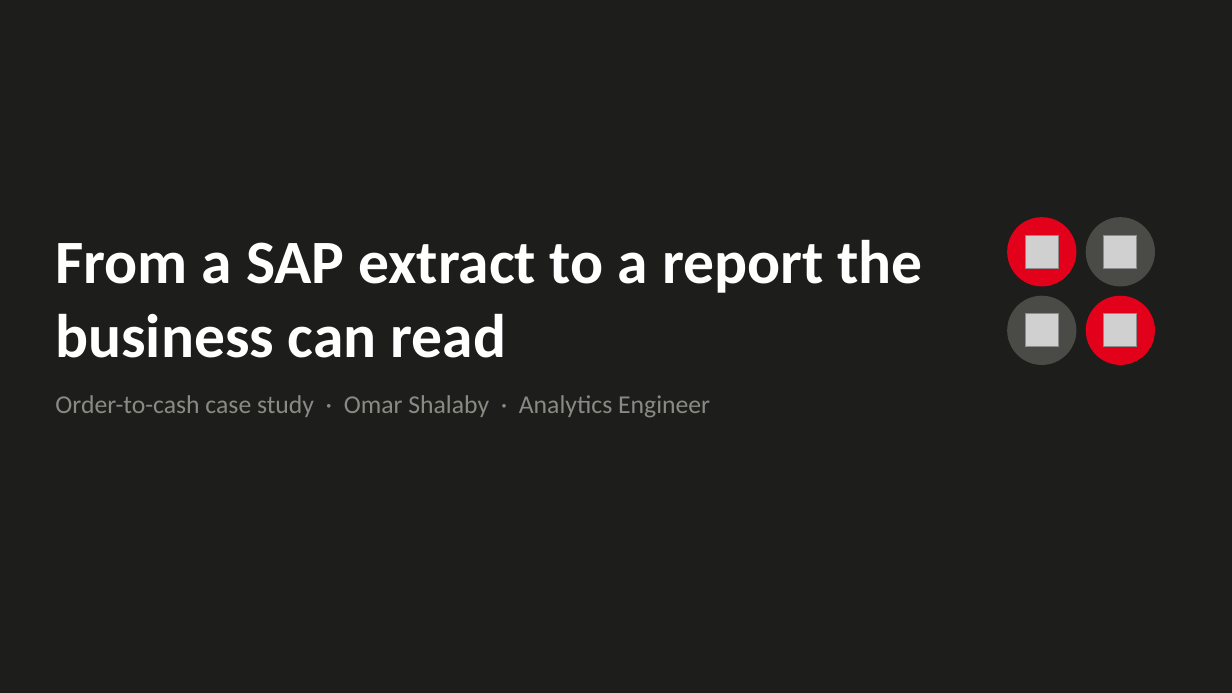
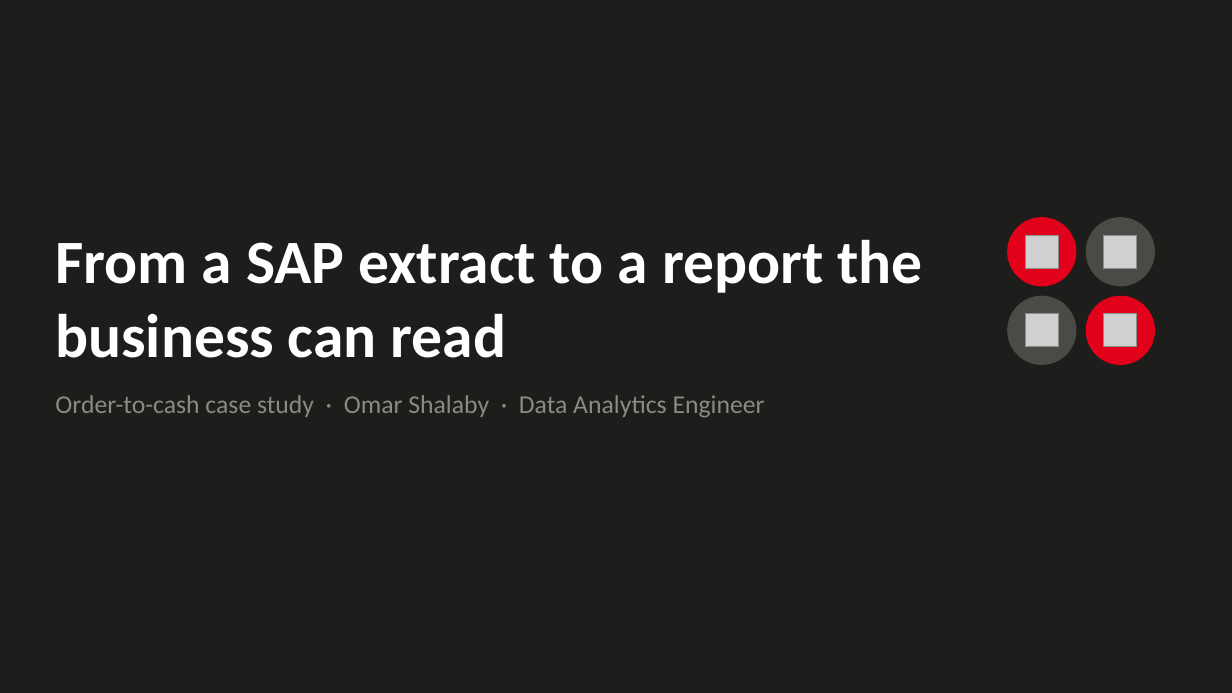
Before and after one commit to omarshalabyy1/henkel-o2c-case-study, a slide deck: slide 1 of 06_reporting/presentation/Henkel_O2C_presentation.pptx. Drawn at 1232x693 pixels with LibreOffice and Linux fonts; fonts in the diff are those of the drawing; grey boxes stand for pictures. Boxes give left, top, right and bottom in pixels: in the first picture for what was removed or moved away, otherwise in the second. Text is boxed around its words. In the diff, an @@ line names an element or a change of style, - is before the commit and + after.

Commit message:
Deck: title slide says Data Analytics Engineer

```diff
--- a/06_reporting/presentation/Henkel_O2C_presentation.pptx
+++ b/06_reporting/presentation/Henkel_O2C_presentation.pptx
@@ text at (x1=55, y1=395, x2=765, y2=418): text changed @@
-Order-to-cash case study · Omar Shalaby · Analytics Engineer
+Order-to-cash case study · Omar Shalaby · Data Analytics Engineer
```
Also in this commit, not shown: 1 other file.
